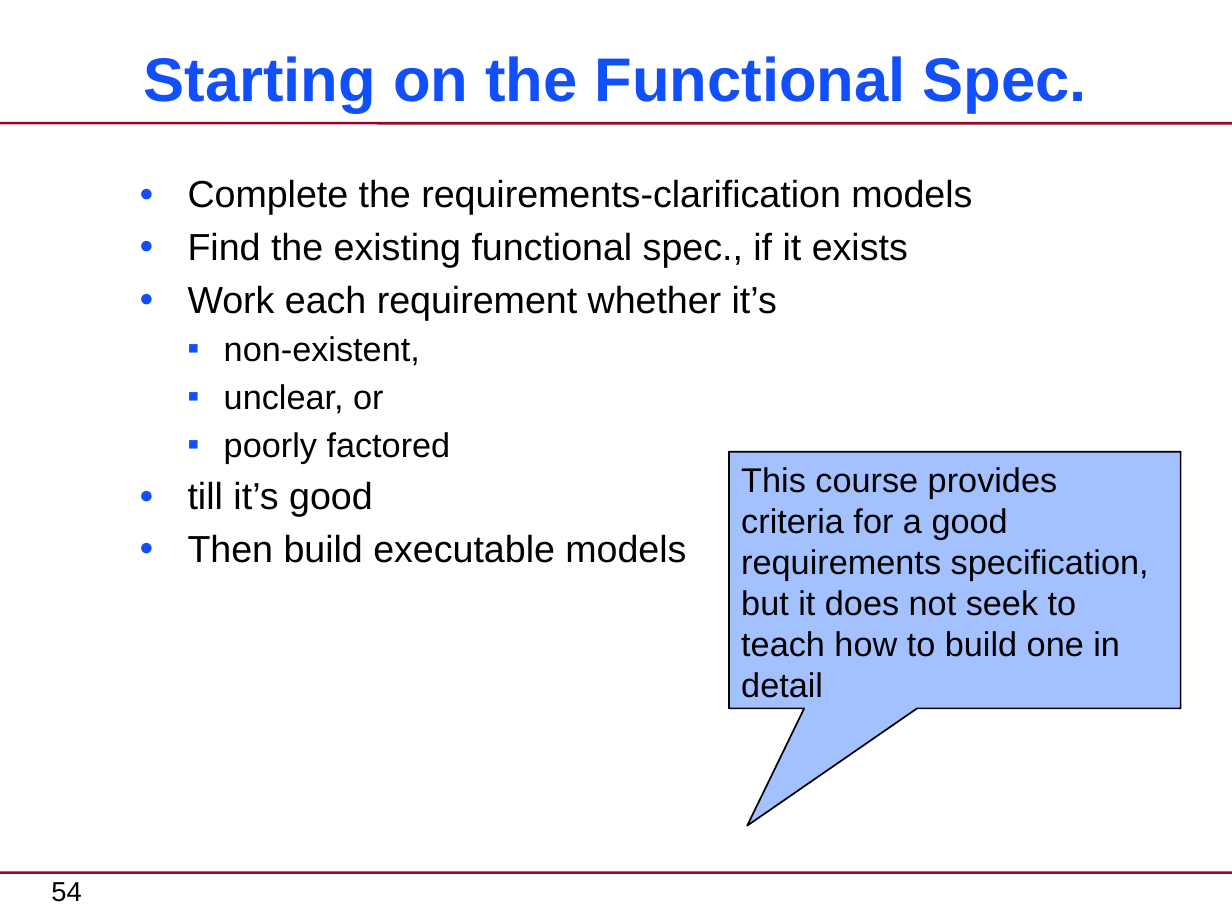
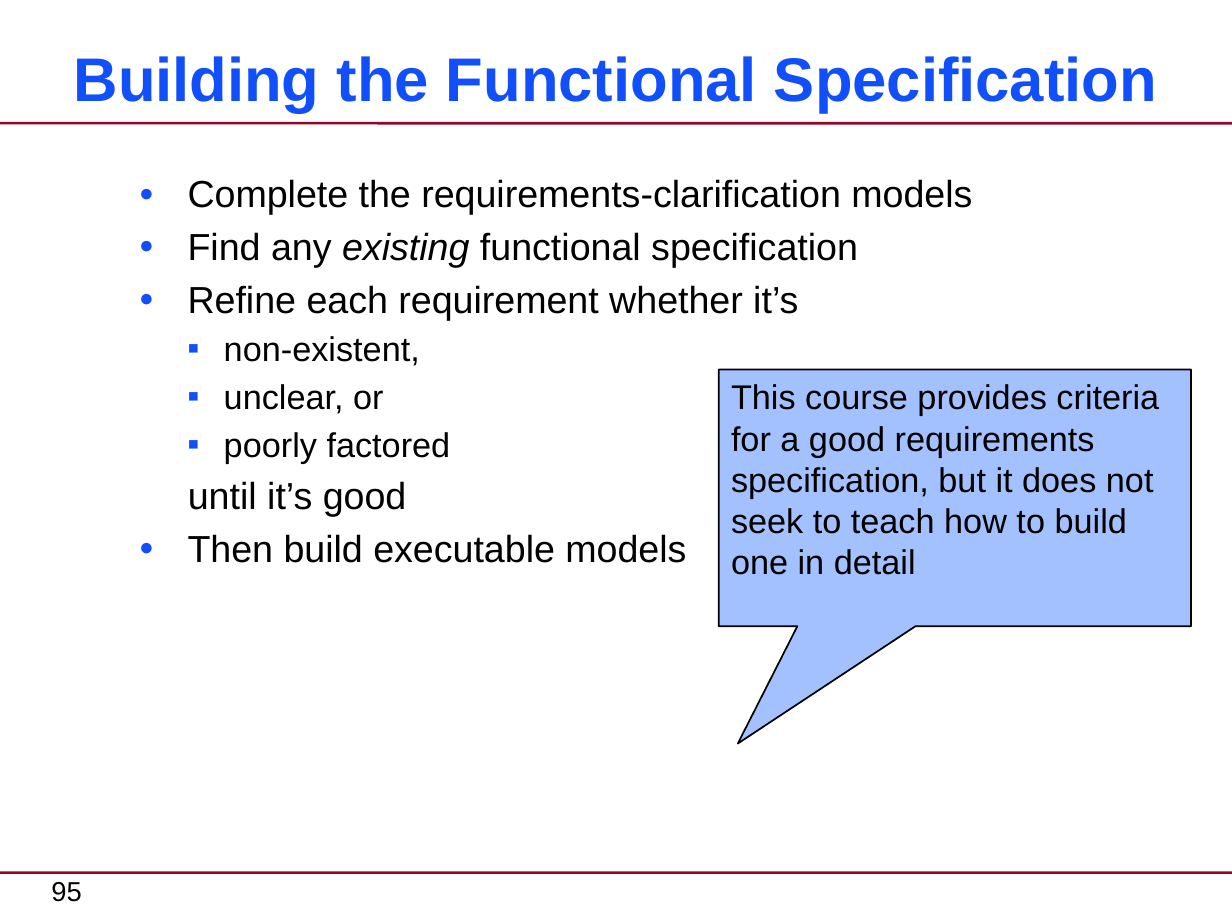
Before and after one commit to xtuml/training, a slide deck: slide 95 of courses/xtUML-Modeling/Requirements-Clarification/RequirementsClarification-CourseSlides.pptx (slide 54 before the commit). Drawn at 1232x924 pixels with LibreOffice and Linux fonts; fonts in the diff are those of the drawing. Boxes give left, top, right and bottom in pixels: in the first picture for what was removed or moved away, otherwise in the second. Text is boxed around its words. In the diff, an @@ line names an element or a change of style, - is before the commit and + after.

```diff
--- a/courses/xtUML-Modeling/Requirements-Clarification/RequirementsClarification-CourseSlides.pptx
+++ b/courses/xtUML-Modeling/Requirements-Clarification/RequirementsClarification-CourseSlides.pptx
@@ title at (74,56,1157,113): text changed @@
-Starting on the Functional Spec.
+Building the Functional Specification
@@ text at (188,232,858,320): text changed @@
-  ● Find the existing functional spec., if it exists
-  ● Work each requirement whether it’s
+  ● Find any existing functional specification
+  ● Refine each requirement whether it’s
@@ speech box "This course provides criteria for ...": place and size @@
-speech box "This course provides criteria for ..." at (729,452,1181,708)
+speech box "This course provides criteria for ..." at (718,370,1190,626)
@@ text at (188,481,407,517): text changed @@
-  ● till it’s good
+until it’s good
@@ page number at (51,882,81,902): text changed @@
-54
+95
```
Also in this commit, not shown: 44 other slides changed, 17 slides added, 34 slides removed.
